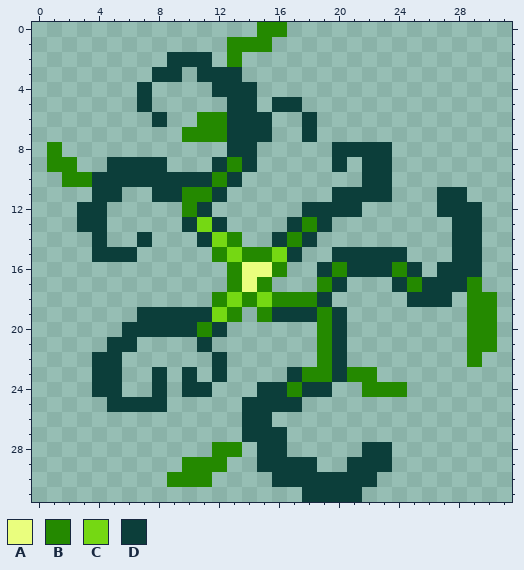
Edited in one commit: pixel-art sprite (Sources/Modules/MythModule/MiscItems/Weapons/Clubs/Projectiles/ChlorophyteClub_VFX.png). The first picture shows the starting point.
The file is 64x64 pixels, drawn in blocks of 2x2; one block is one cell here.
Palette (. is transparent): A #eafe7e  B #248900  C #75d813  D #0c3e3a
Pixels before, first column x 1:
 0 ..............BB..............
 1 ............BBB...............
 2 ........DDD.B.................
 3 .......DD.DDD.................
 4 ......D....DDD................
 5 ......D.....DD.DD.............
 6 .......D..BBDDD..D............
 7 .........BBBDDD..D............
 8 B...........DD.....DDDD.......
 9 BB..DDDD...DBD.....D.DD.......
10 .BBDDDDDDDDBD........DD.......
11 ...DD..DDBBD.......DDDD...DD..
12 ..DD.....BD......DDDD.....DDD.
13 ..DD.....DCD....DBD........DD.
14 ...D..D...DCB..DBD.........DD.
15 ...DDD.....BCBBCD..DDDDD...DD.
16 ............BAAB..DBDDDBD.DDD.
17 ............BAB...BD...DBDDDB.
18 ...........BCBCBBBD.....DDD.BB
19 ......DDDDDCB.BDDDBD........BB
20 .....DDDDDBD......BD........BB
21 ....DD....D.......BD........BB
22 ...DD......D......BD........B.
23 ...DD..D.D.D....DBBDBB........
24 ...DD..D.DD...DDBDD..BBB......
25 ....DDDD.....DDDD.............
26 .............DD...............
27 .............DDD..............
28 ...........BB.DD.....DD.......
29 .........BBB..DDDD..DDD.......
30 ........BBB....DDDDDDD........
31 .................DDDD.........
After the commit:
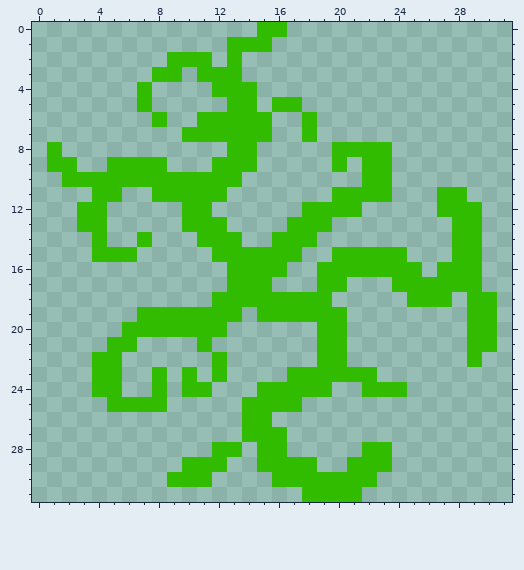
The edit:
colour D: #0c3e3a -> #32bc00
y 0: x 15..16 BB -> DD
y 1: x 13..15 BBB -> DDD
y 2: x 13 B -> D
y 6: x 11..12 BB -> DD
y 7: x 10..12 BBB -> DDD
y 8: x 1 B -> D
y 9: x 1..2 BB -> DD; x 13 B -> D
y 10: x 2..3 BB -> DD; x 12 B -> D
y 11: x 10..11 BB -> DD
y 12: x 10 B -> D
y 13: x 11 C -> D; x 18 B -> D
y 14: x 12..13 CB -> DD; x 17 B -> D
y 15: x 12..16 BCBBC -> DDDDD
y 16: x 13..16 BAAB -> DDDD; x 20 B -> D; x 24 B -> D
y 17: x 13..15 BAB -> DDD; x 19 B -> D; x 25 B -> D; x 29 B -> D
y 18: x 12..18 BCBCBBB -> DDDDDDD; x 29..30 BB -> DD
y 19: x 12..13 CB -> DD; x 15 B -> D; x 19 B -> D; x 29..30 BB -> DD
y 20: x 11 B -> D; x 19 B -> D; x 29..30 BB -> DD
y 21: x 19 B -> D; x 29..30 BB -> DD
y 22: x 19 B -> D; x 29 B -> D
y 23: x 18..19 BB -> DD; x 21..22 BB -> DD
y 24: x 17 B -> D; x 22..24 BBB -> DDD
y 28: x 12..13 BB -> DD
y 29: x 10..12 BBB -> DDD
y 30: x 9..11 BBB -> DDD
